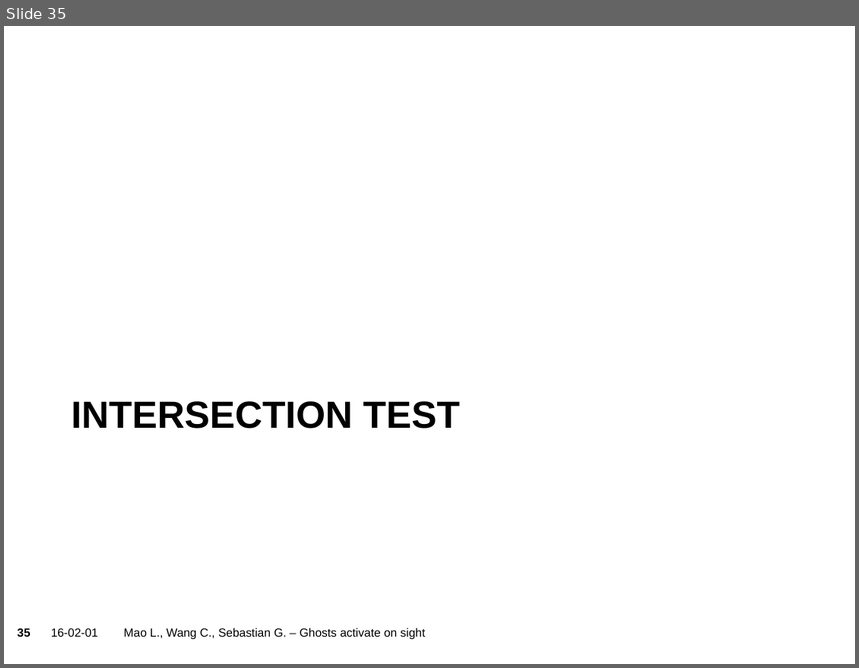
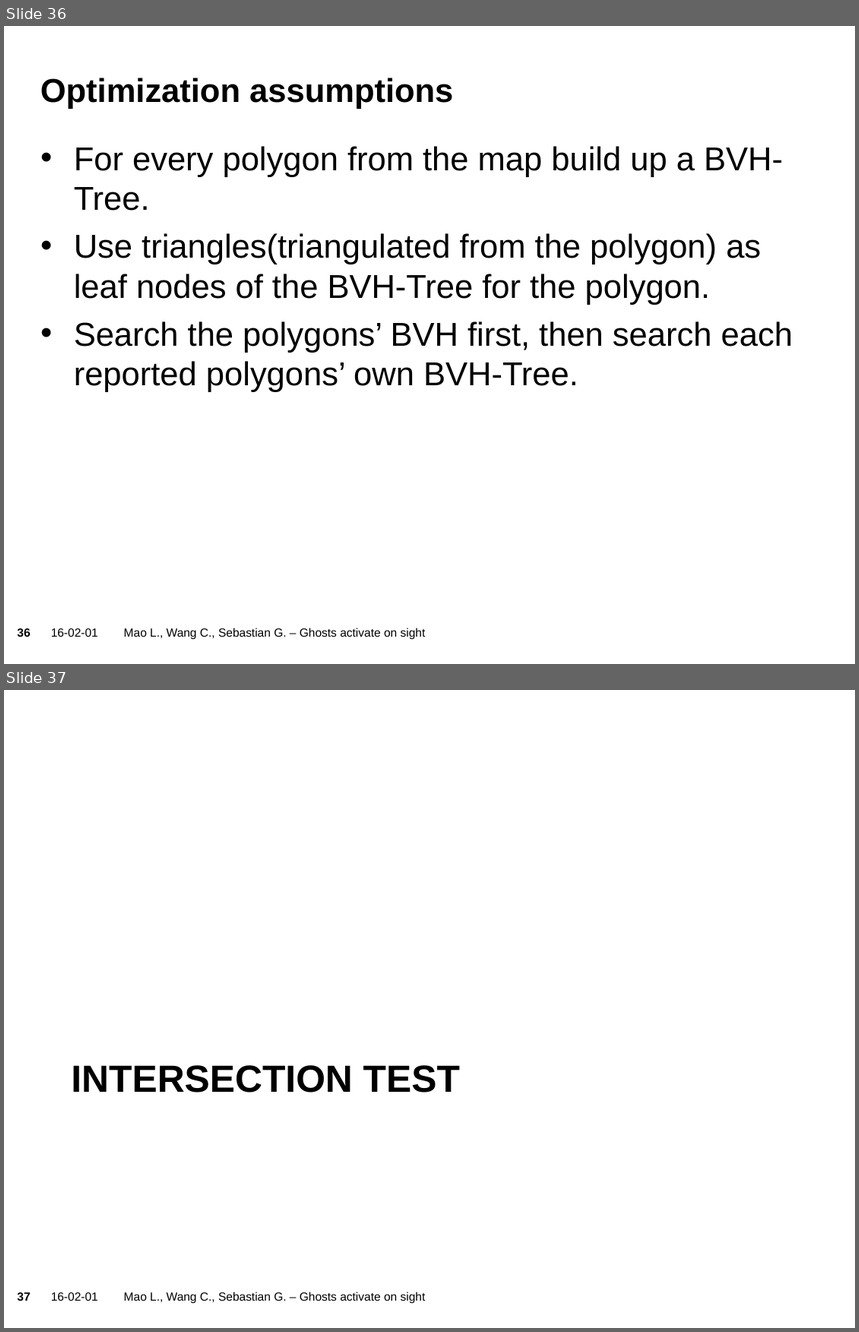
Before and after one commit to sgraf812/compgeom15, a slide deck: presentation/Presentation.pptx. Shown one above the other, each under a label of ours: slide 35 before the commit, slides 36 and 37 after it. The pictures are 859x668 and 859x1332 pixels, drawn with LibreOffice and Linux fonts; fonts in the diff are those of the drawing; background and template pictures are left out. Boxes give left, top, right and bottom in pixels: in the first picture for what was removed or moved away, otherwise in the second. Text is boxed around its words. In the diff, an @@ line names an element or a change of style, - is before the commit and + after.

```diff
--- a/presentation/Presentation.pptx
+++ b/presentation/Presentation.pptx
@@ slide 36 added at (4, 26, 855, 664), background picture (left out); not listed: 2 template elements that a slide beside it also shows @@
@@ title added at (40, 78, 453, 109), 28 pt, text #000000, bold @@
+Optimization assumptions
@@ text added at (74, 146, 793, 392), 28 pt, text #000000 @@
+• For every polygon from the map build up a BVH-Tree.
+• Use triangles(triangulated from the polygon) as leaf nodes of the BVH-Tree for the polygon.
+• Search the polygons’ BVH first, then search each reported polygons’ own BVH-Tree.
@@ text added at (124, 628, 426, 640), 10 pt, text #000000 @@
+Mao L., Wang C., Sebastian G. – Ghosts activate on sight
@@ what was slide 35 is now slide 37 @@
@@ page number at (17, 1293, 30, 1301): text changed @@
-35
+37
```
Also in this commit, not shown: 4 slides changed, 1 other slide added, 1 other file.
